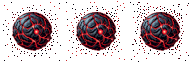
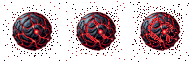
Before/after of a 192 × 64 layered artwork. What changed in the layer stack:
painted on "2 copy" over [85, 17, 109, 42]
painted on "3 copy" over [148, 14, 177, 50]
